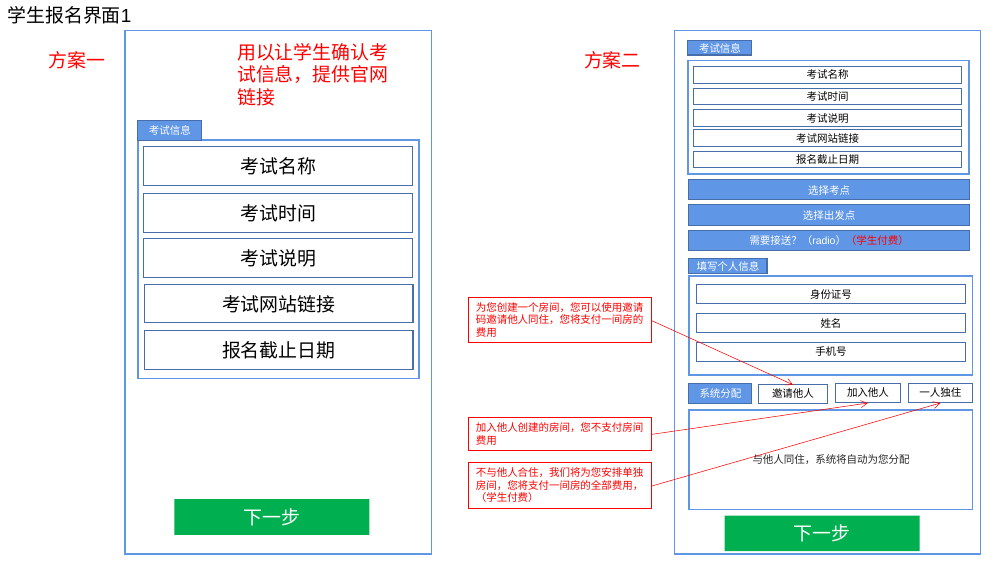
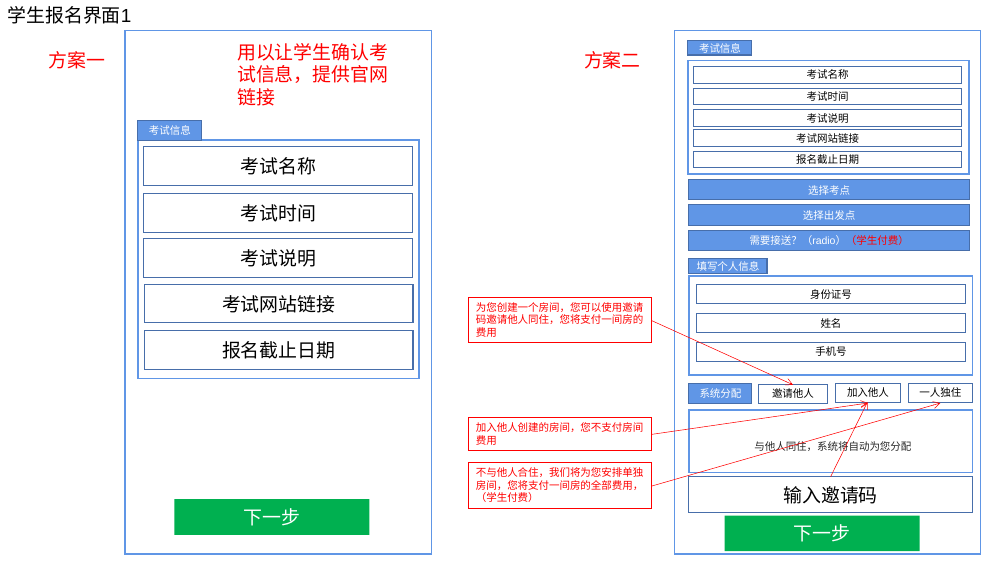
Before and after one commit to ISheenSomeOne/eTeam, a slide deck: slide 7 of 界面设计/eTeam界面—团队.pptx. Drawn at 1008x567 pixels with LibreOffice and Linux fonts; fonts in the diff are those of the drawing. Boxes give left, top, right and bottom in pixels: in the first picture for what was removed or moved away, otherwise in the second. Text is boxed around its words. In the diff, an @@ line names an element or a change of style, - is before the commit and + after.

Commit message:
update

```diff
--- a/界面设计/eTeam界面—团队.pptx
+++ b/界面设计/eTeam界面—团队.pptx
@@ rectangle: place and size @@
-rectangle at <box>689,410,972,509</box>
+rectangle at <box>689,410,972,473</box>
@@ text "与他人同住，系统将自动为您分配": place and size @@
-text "与他人同住，系统将自动为您分配" at <box>753,453,910,464</box>
+text "与他人同住，系统将自动为您分配" at <box>754,439,911,453</box>
@@ arrow added from (831, 477) to (867, 402), #FF0000 0.5 pt @@
@@ rectangle added at <box>689,477,972,513</box>, outline #476FAA 1 pt, 18 pt, text #000000 @@
+输入邀请码
```
Also in this commit, not shown: 2 other slides changed.
